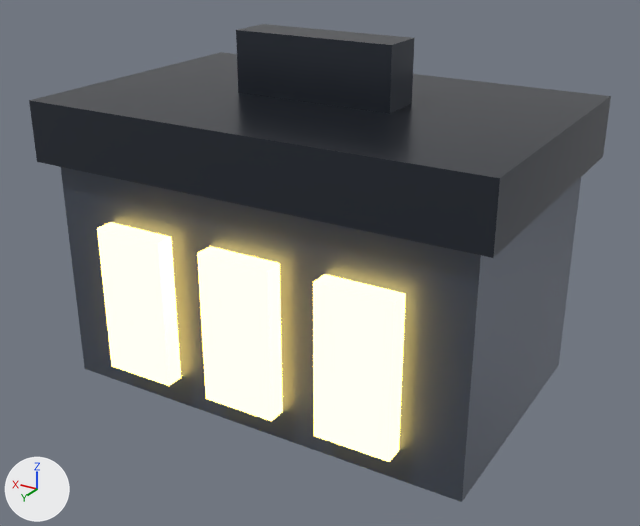
Two versions of the Blender file assets/source/pickup_ammo.blend, one commit apart.
The view is the same before and after, from a 50 mm camera at (-0.572, 0.96, 0.482) aimed at (-0.011, 0.026, 0.015). The lights are fixed; the arrows at lower left show +X, +Y and +Z. The older version comes first.

Before the edit, the objects in view are built like this:
```python
mat_ns_body_dark = principled_material('ns_body_dark')
mat_ns_body_dark.base_color = (0.11, 0.13, 0.17)  # greyish blue #5d6573
mat_ns_body_dark.metallic = 0.66
mat_ns_body_dark.roughness = 0.42
mat_ns_energy_amber = principled_material('ns_energy_amber')
mat_ns_energy_amber.base_color = (0.75, 0.45, 0.1)  # orange #e1b359
mat_ns_energy_amber.metallic = 0.1
mat_ns_energy_amber.roughness = 0.25
mat_ns_energy_amber.emission_color = (1.0, 0.69, 0.17)  # yellow #ffd873
mat_ns_energy_amber.emission_strength = 5.0
mat_ns_trim = principled_material('ns_trim')
mat_ns_trim.base_color = (0.06, 0.07, 0.09)  # greyish blue #454b55
mat_ns_trim.metallic = 0.85
mat_ns_trim.roughness = 0.28
me_pickup_ammo_mesh = bpy.data.meshes.new('pickup_ammo_mesh')
me_pickup_ammo_mesh.from_pydata(...)  # a box spanning x -0.29..0.29, y -0.18..0.18, z -0.16..0.16, material slot 0; a box spanning x -0.31..0.31, y -0.2..0.2, z 0.15..0.23, material slot 1; a box spanning x -0.11..0.11, y -0.03..0.03, z 0.23..0.31, material slot 1; a box spanning x -0.21..-0.11, y 0.175..0.205, z -0.12..0.08, material slot 2; a box spanning x -0.05..0.05, y 0.175..0.205, z -0.12..0.08, material slot 2; a box spanning x 0.11..0.21, y 0.175..0.205, z -0.12..0.08, material slot 2
me_pickup_ammo_mesh.materials.append(mat_ns_body_dark)  # greyish blue #5d6573
me_pickup_ammo_mesh.materials.append(mat_ns_trim)  # greyish blue #454b55
me_pickup_ammo_mesh.materials.append(mat_ns_energy_amber)  # orange #e1b359, glowing yellow #ffd873
ob_pickup_ammo = bpy.data.objects.new('pickup_ammo', me_pickup_ammo_mesh)
ob_pickup_ammo.location = (0.0, 0.0, 0.0)
```
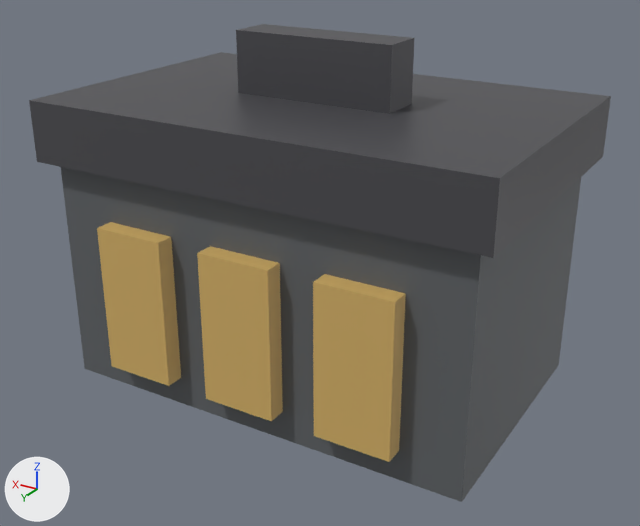
Boxes (x1, y1, x2, y2) around the edits, measured in the pictures (640 x 526 px):
'pickup_ammo', recoloured, surface changed
    both: (29, 29, 553, 502)

Diff of the bpy script that builds the scene:
```diff
--- a/assets/source/pickup_ammo.blend.py
+++ b/assets/source/pickup_ammo.blend.py
@@ mat_ns_body_dark @@
 mat_ns_body_dark = principled_material('ns_body_dark')
-mat_ns_body_dark.base_color = (0.11, 0.13, 0.17)  # greyish blue #5d6573
-mat_ns_body_dark.metallic = 0.66
-mat_ns_body_dark.roughness = 0.42
+mat_ns_body_dark.base_color = (0.13, 0.14, 0.15)  # dark grey #65696c
+mat_ns_body_dark.metallic = 0.18
+mat_ns_body_dark.roughness = 0.62
@@ mat_ns_trim @@
 mat_ns_trim.base_color = (0.06, 0.07, 0.09)  # greyish blue #454b55
-mat_ns_trim.metallic = 0.85
-mat_ns_trim.roughness = 0.28
+mat_ns_trim.metallic = 0.3
+mat_ns_trim.roughness = 0.44
@@ mat_ns_energy_amber @@
 mat_ns_energy_amber.roughness = 0.25
-mat_ns_energy_amber.emission_color = (1.0, 0.69, 0.17)  # yellow #ffd873
-mat_ns_energy_amber.emission_strength = 5.0
```
